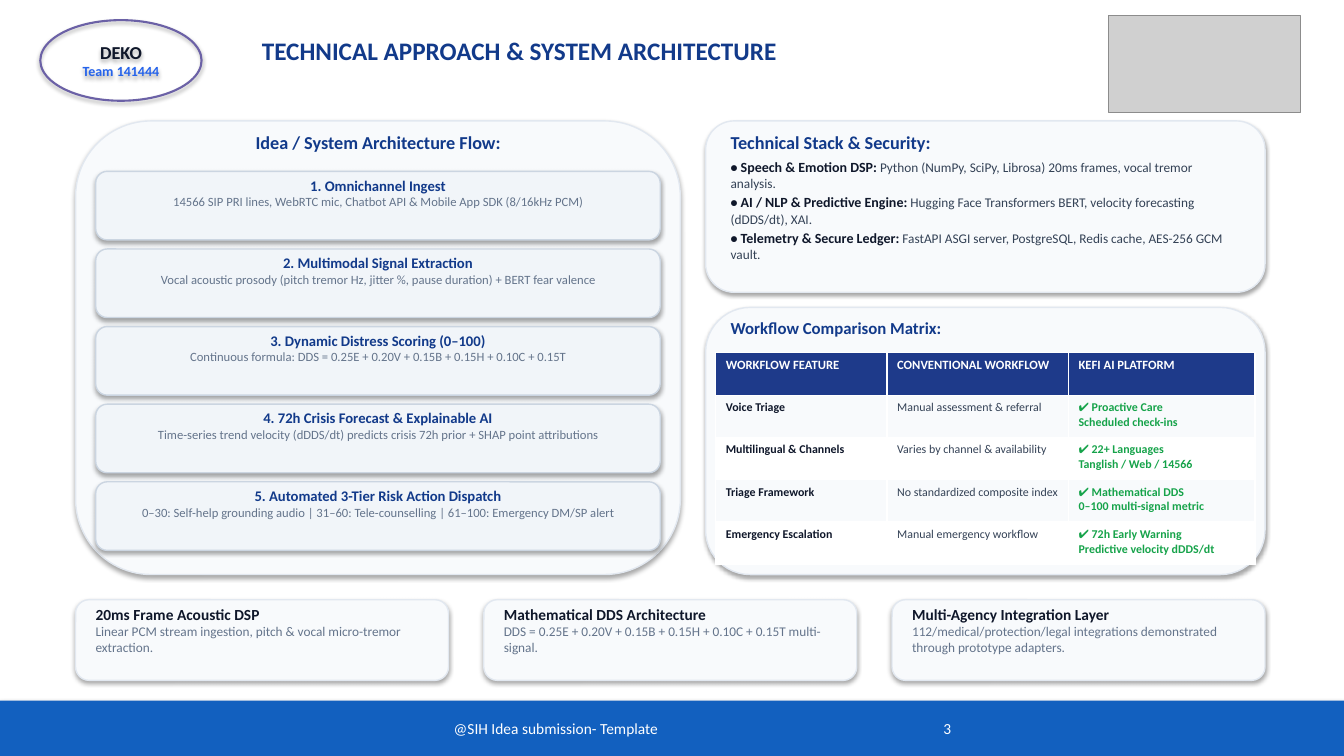
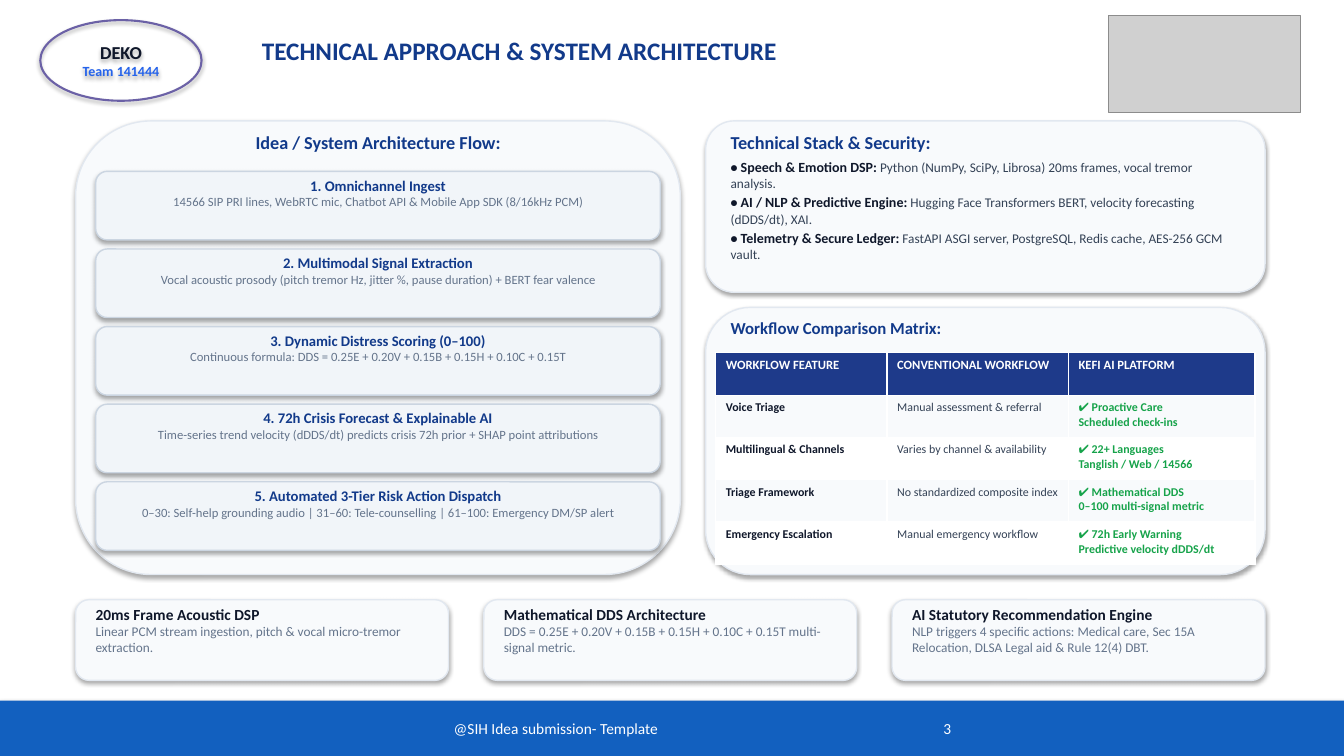
Before and after one commit to balajikrishnan031/SIH-KEFI, a slide deck: slide 3 of SIH2026_DEKO_SIH26094_Presentation.pptx. Drawn at 1344x756 pixels with LibreOffice and Linux fonts; fonts in the diff are those of the drawing; grey boxes stand for pictures. Boxes give left, top, right and bottom in pixels: in the first picture for what was removed or moved away, otherwise in the second. Text is boxed around its words. In the diff, an @@ line names an element or a change of style, - is before the commit and + after.

Commit message:
feat: incorporate 3-tier dashboard hierarchy and multi-domain intervention logic into slides and submission text

```diff
--- a/SIH2026_DEKO_SIH26094_Presentation.pptx
+++ b/SIH2026_DEKO_SIH26094_Presentation.pptx
@@ text at box(504, 627, 821, 654): text changed @@
-DDS = 0.25E + 0.20V + 0.15B + 0.15H + 0.10C + 0.15T multi-signal.
+DDS = 0.25E + 0.20V + 0.15B + 0.15H + 0.10C + 0.15T multi-signal metric.
@@ text at box(912, 609, 1195, 654): text changed @@
-Multi-Agency Integration Layer
-112/medical/protection/legal integrations demonstrated through prototype adapters.
+AI Statutory Recommendation Engine
+NLP triggers 4 specific actions: Medical care, Sec 15A Relocation, DLSA Legal aid & Rule 12(4) DBT.
```
Also in this commit, not shown: 2 other slides changed, 2 other files.
